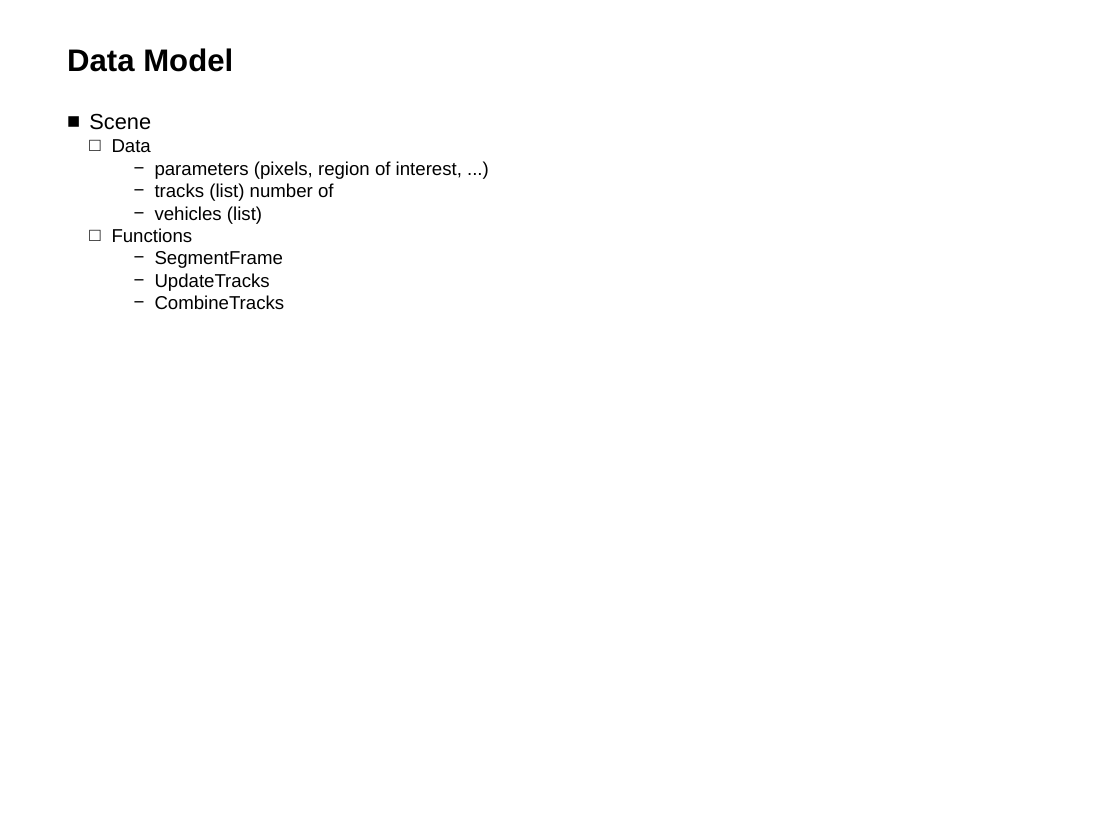
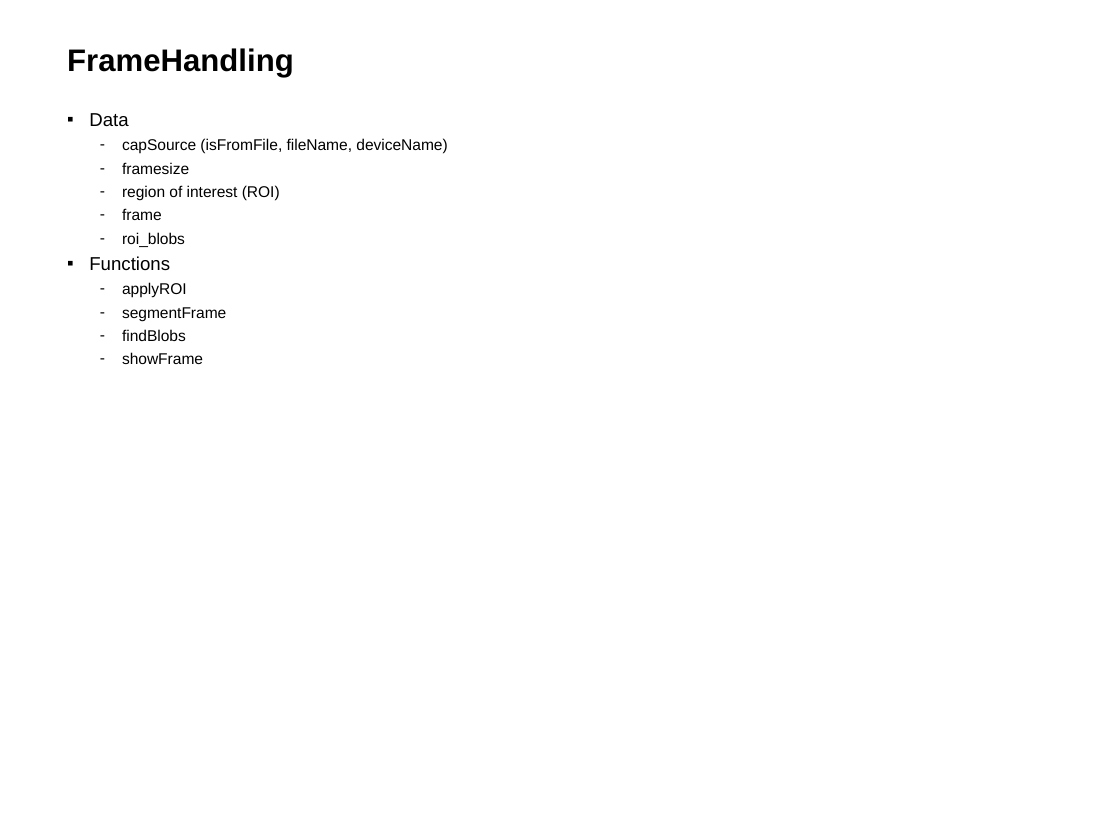
Before and after one commit to HwyToHell/CarCount, a slide deck: slide 4 of MotionDetection+ObjectTrackingV4.pptx (slide 2 before the commit). Drawn at 1120x840 pixels with LibreOffice and Linux fonts; fonts in the diff are those of the drawing. Boxes give left, top, right and bottom in pixels: in the first picture for what was removed or moved away, otherwise in the second. Text is boxed around its words. In the diff, an @@ line names an element or a change of style, - is before the commit and + after.

```diff
--- a/MotionDetection+ObjectTrackingV4.pptx
+++ b/MotionDetection+ObjectTrackingV4.pptx
@@ title at bbox=[67, 48, 294, 78]: text changed @@
-Data Model
+FrameHandling
@@ text at bbox=[89, 113, 151, 130]: paragraph removed @@
-■ Scene
@@ text at bbox=[89, 113, 170, 271]: bullet □ to ▪; list level 2 to 1 in "Data"; list level 2 to 1 in "Functions" @@
@@ text at bbox=[122, 138, 447, 247]: text changed; size 12 to 10 pt @@
-    − parameters (pixels, region of interest, ...)
-    − tracks (list) number of
-    − vehicles (list)
+  – capSource (isFromFile, fileName, deviceName)
+  – framesize
+  – region of interest (ROI)
+  – frame
+  – roi_blobs
@@ text at bbox=[122, 282, 226, 364]: text changed; size 12 to 10 pt @@
-    − SegmentFrame
-    − UpdateTracks
-    − CombineTracks
+  – applyROI
+  – segmentFrame
+  – findBlobs
+  – showFrame
```
Also in this commit, not shown: 10 other slides changed, 1 slide added, 19 other files.
